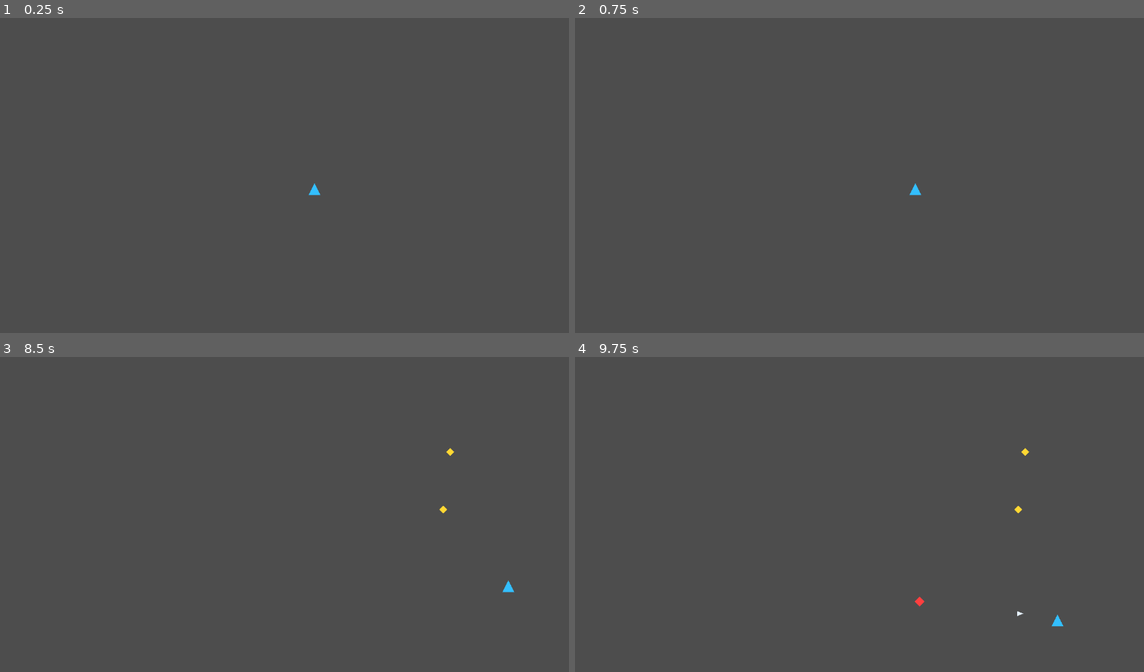
Above: before the commit, frames 1-4 (two rows, left to right).
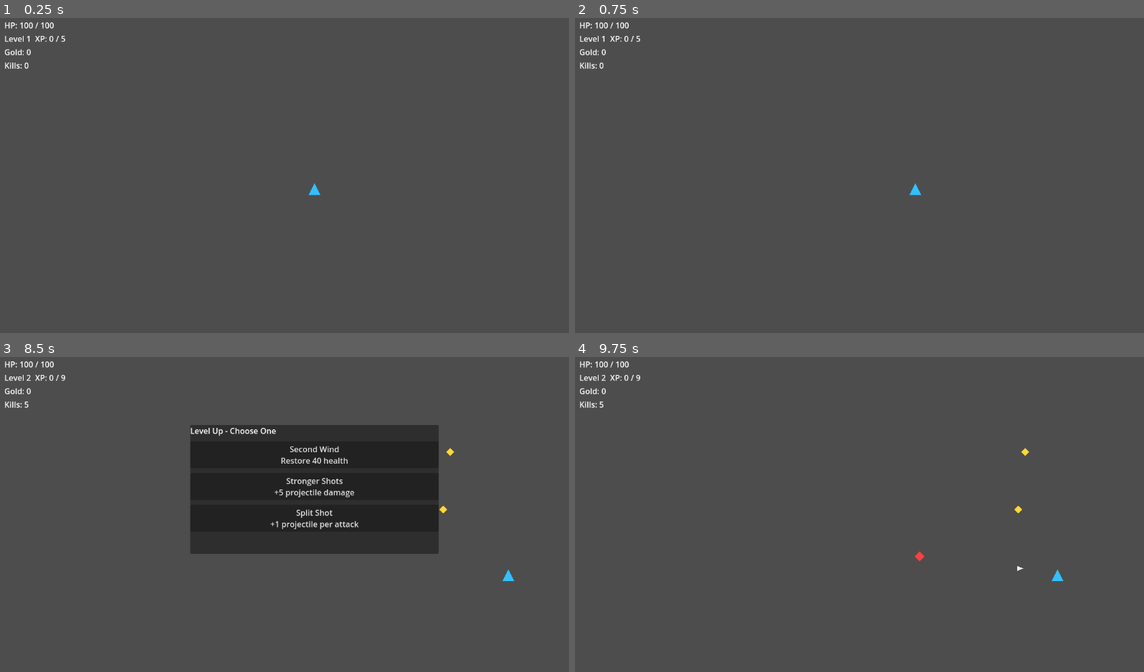
Above: after the commit, the same moments.

Repository: airisuzuki123/RogueLootPrototype
Game: Godot game, scene res://scenes/main.tscn
The game is run twice, just before and just after one commit, with the same random seed, the same clock (stepped at 60 frames per second) and the same inputs.
Inputs (mouse positions are in pixels of both pictures, inside the frame that each line leads up to):
- Up to frame 1 (0.25 s): no input
- Up to frame 2 (0.75 s): tap Enter at 0.5 s; hold D (move_right) from 0.53 s (still down)
- Up to frame 3 (8.5 s): tap Space at 1.25, 5 s; release D (move_right) at 1.28 s; hold S (move_down) 1.28-2.03 s; hold D (move_right) 2.03-2.78 s; hold W (move_up) 2.78-3.53 s; hold A (move_left) 3.53-5.03 s; tap Enter at 4.25 s; hold S (move_down) 5.03-5.78 s; hold D (move_right) 5.78-6.53 s; hold W (move_up) 6.53-7.28 s; hold D (move_right) 7.28-8.03 s; hold S (move_down) from 8.03 s (still down)
- Up to frame 4 (9.75 s): release S (move_down) at 8.75 s; click (887, 454) at 8.75 s, where only the run after the commit has a clickable "Second Wind Restore 40 health"; tap Enter at 9.5 s; hold A (move_left) from 9.53 s (still down)

The runs differ from the first frame. In frame 1, 0.3% of the frame differs, in the area x 0-12%, y 1-17%; in frame 2, 0.3%; in frame 3, 18%, in the area x 0-91%, y 1-75%; in frame 4, 0.4%.

Commit message:
Add playable roguelite loop

Diff:
--- /dev/null
+++ b/scenes/hud.tscn
@@ -0,0 +1,6 @@
+[gd_scene load_steps=2 format=3 uid="uid://hud_scene"]
+
+[ext_resource type="Script" path="res://scripts/ui/hud.gd" id="1_hud"]
+
+[node name="HUD" type="CanvasLayer"]
+script = ExtResource("1_hud")
--- a/scripts/core/game_manager.gd
+++ b/scripts/core/game_manager.gd
@@ -2,20 +2,125 @@
 
 signal gold_changed(total: int)
 signal enemy_killed(total: int)
+signal health_changed(current: int, maximum: int)
+signal experience_changed(current: int, required: int, level: int)
+signal upgrade_choices_requested(choices: Array)
+signal run_ended(kills: int, gold: int)
 
 var gold: int = 0
 var kills: int = 0
+var level: int = 1
+var experience: int = 0
+var experience_to_next_level: int = 5
+var player_health: int = 0
+var player_max_health: int = 0
+var player: Node = null
+var is_run_over: bool = false
+var is_upgrade_pending: bool = false
+var pending_upgrade_choices: Array = []
+
+const UPGRADE_POOL := [
+	{
+		"id": "damage",
+		"title": "Stronger Shots",
+		"description": "+5 projectile damage"
+	},
+	{
+		"id": "attack_speed",
+		"title": "Faster Casting",
+		"description": "Shoot 18% faster"
+	},
+	{
+		"id": "move_speed",
+		"title": "Swift Boots",
+		"description": "+35 movement speed"
+	},
+	{
+		"id": "max_health",
+		"title": "Vitality",
+		"description": "+25 max health and heal 25"
+	},
+	{
+		"id": "heal",
+		"title": "Second Wind",
+		"description": "Restore 40 health"
+	},
+	{
+		"id": "multishot",
+		"title": "Split Shot",
+		"description": "+1 projectile per attack"
+	}
+]
 
 func reset_run() -> void:
 	gold = 0
 	kills = 0
+	level = 1
+	experience = 0
+	experience_to_next_level = 5
+	player_health = 0
+	player_max_health = 0
+	player = null
+	is_run_over = false
+	is_upgrade_pending = false
+	pending_upgrade_choices.clear()
 	gold_changed.emit(gold)
 	enemy_killed.emit(kills)
+	experience_changed.emit(experience, experience_to_next_level, level)
+
+func register_player(player_node: Node) -> void:
+	player = player_node
+	if player.has_method("sync_health_state"):
+		player.sync_health_state()
+
+func update_player_health(current: int, maximum: int) -> void:
+	player_health = current
+	player_max_health = maximum
+	health_changed.emit(current, maximum)
 
 func add_gold(amount: int) -> void:
+	if is_run_over:
+		return
 	gold += amount
 	gold_changed.emit(gold)
 
 func register_kill() -> void:
+	if is_run_over:
+		return
 	kills += 1
 	enemy_killed.emit(kills)
+
+func add_experience(amount: int) -> void:
+	if is_run_over:
+		return
+	experience += amount
+	while experience >= experience_to_next_level:
+		experience -= experience_to_next_level
+		level += 1
+		experience_to_next_level = int(ceil(float(experience_to_next_level) * 1.35 + 2.0))
+		_request_upgrade_choices()
+	experience_changed.emit(experience, experience_to_next_level, level)
+
+func apply_upgrade(choice_index: int) -> void:
+	if choice_index < 0 or choice_index >= pending_upgrade_choices.size():
+		return
+	var upgrade: Dictionary = pending_upgrade_choices[choice_index]
+	pending_upgrade_choices.clear()
+	is_upgrade_pending = false
+	if player != null and player.has_method("apply_upgrade"):
+		player.apply_upgrade(upgrade["id"])
+
+func end_run() -> void:
+	if is_run_over:
+		return
+	is_run_over = true
+	run_ended.emit(kills, gold)
+
+func _request_upgrade_choices() -> void:
+	is_upgrade_pending = true
+	var pool := UPGRADE_POOL.duplicate(true)
+	pool.shuffle()
+	pending_upgrade_choices.clear()
+	for index in range(min(3, pool.size())):
+		pending_upgrade_choices.append(pool[index])
+	upgrade_choices_requested.emit(pending_upgrade_choices)
--- a/scripts/entities/enemy.gd
+++ b/scripts/entities/enemy.gd
@@ -6,30 +6,48 @@
 @export var max_health: int = 20
 @export var touch_damage: int = 10
 @export var loot_chance: float = 0.45
+@export var experience_reward: int = 1
+@export var attack_interval: float = 0.8
 
 var health: int
 var target: Node2D
+var attack_cooldown: float = 0.0
 
 func _ready() -> void:
 	health = max_health
 	add_to_group("enemies")
 
-func _physics_process(_delta: float) -> void:
-	if target == null:
+func _physics_process(delta: float) -> void:
+	if GameManager.is_run_over or GameManager.is_upgrade_pending:
+		return
+	attack_cooldown -= delta
+	if target == null or not is_instance_valid(target):
 		return
 	var direction := global_position.direction_to(target.global_position)
 	velocity = direction * move_speed
 	move_and_slide()
+	if global_position.distance_to(target.global_position) <= 24.0:
+		_try_touch_damage()
 
 func take_damage(amount: int) -> void:
+	if GameManager.is_run_over:
+		return
 	health -= amount
 	if health <= 0:
 		_die()
 
 func _die() -> void:
 	GameManager.register_kill()
+	GameManager.add_experience(experience_reward)
 	if randf() <= loot_chance:
 		var loot := LOOT_DROP_SCENE.instantiate()
 		loot.global_position = global_position
 		get_tree().current_scene.add_child(loot)
 	queue_free()
+
+func _try_touch_damage() -> void:
+	if attack_cooldown > 0.0:
+		return
+	attack_cooldown = attack_interval
+	if target.has_method("take_damage"):
+		target.take_damage(touch_damage)
--- a/scripts/entities/player.gd
+++ b/scripts/entities/player.gd
@@ -6,23 +6,52 @@
 @export var max_health: int = 100
 @export var fire_interval: float = 0.45
 @export var projectile_damage: int = 10
+@export var projectile_count: int = 1
 
 var health: int
 var fire_cooldown: float = 0.0
 
 func _ready() -> void:
 	health = max_health
+	sync_health_state()
 
 func _physics_process(delta: float) -> void:
+	if GameManager.is_run_over or GameManager.is_upgrade_pending:
+		return
 	var direction := Input.get_vector("move_left", "move_right", "move_up", "move_down")
 	velocity = direction * move_speed
 	move_and_slide()
 	_update_auto_attack(delta)
 
 func take_damage(amount: int) -> void:
+	if GameManager.is_run_over or GameManager.is_upgrade_pending:
+		return
 	health -= amount
+	GameManager.update_player_health(max(health, 0), max_health)
 	if health <= 0:
+		GameManager.end_run()
 		queue_free()
+
+func sync_health_state() -> void:
+	GameManager.update_player_health(health, max_health)
+
+func apply_upgrade(upgrade_id: String) -> void:
+	match upgrade_id:
+		"damage":
+			projectile_damage += 5
+		"attack_speed":
+			fire_interval = max(0.18, fire_interval * 0.82)
+		"move_speed":
+			move_speed += 35.0
+		"max_health":
+			max_health += 25
+			health = min(max_health, health + 25)
+			GameManager.update_player_health(health, max_health)
+		"heal":
+			health = min(max_health, health + 40)
+			GameManager.update_player_health(health, max_health)
+		"multishot":
+			projectile_count += 1
 
 func _update_auto_attack(delta: float) -> void:
 	fire_cooldown -= delta
@@ -32,11 +61,14 @@
 	if target == null:
 		return
 	fire_cooldown = fire_interval
-	var projectile := PROJECTILE_SCENE.instantiate()
-	projectile.global_position = global_position
-	projectile.direction = global_position.direction_to(target.global_position)
-	projectile.damage = projectile_damage
-	get_tree().current_scene.add_child(projectile)
+	var base_direction := global_position.direction_to(target.global_position)
+	for index in range(projectile_count):
+		var projectile := PROJECTILE_SCENE.instantiate()
+		var spread := deg_to_rad(8.0 * (index - (projectile_count - 1) / 2.0))
+		projectile.global_position = global_position
+		projectile.direction = base_direction.rotated(spread)
+		projectile.damage = projectile_damage
+		get_tree().current_scene.add_child(projectile)
 
 func _find_nearest_enemy() -> Node2D:
 	var nearest: Node2D = null
--- a/scripts/entities/projectile.gd
+++ b/scripts/entities/projectile.gd
@@ -10,6 +10,8 @@
 	body_entered.connect(_on_body_entered)
 
 func _physics_process(delta: float) -> void:
+	if GameManager.is_upgrade_pending:
+		return
 	global_position += direction.normalized() * speed * delta
 	lifetime -= delta
 	if lifetime <= 0.0:
--- a/scripts/main.gd
+++ b/scripts/main.gd
@@ -2,6 +2,7 @@
 
 const PLAYER_SCENE := preload("res://scenes/player.tscn")
 const ENEMY_SCENE := preload("res://scenes/enemy.tscn")
+const HUD_SCENE := preload("res://scenes/hud.tscn")
 
 @onready var enemy_spawn_timer: Timer = $EnemySpawnTimer
 
@@ -10,15 +11,22 @@
 func _ready() -> void:
 	GameManager.reset_run()
 	_spawn_player()
+	_spawn_hud()
 	enemy_spawn_timer.timeout.connect(_spawn_enemy)
+	GameManager.run_ended.connect(_on_run_ended)
 
 func _spawn_player() -> void:
 	player = PLAYER_SCENE.instantiate()
 	player.global_position = Vector2(640, 360)
 	add_child(player)
+	GameManager.register_player(player)
+
+func _spawn_hud() -> void:
+	var hud := HUD_SCENE.instantiate()
+	add_child(hud)
 
 func _spawn_enemy() -> void:
-	if player == null:
+	if player == null or not is_instance_valid(player) or GameManager.is_run_over or GameManager.is_upgrade_pending:
 		return
 	var enemy := ENEMY_SCENE.instantiate()
 	enemy.target = player
@@ -28,3 +36,6 @@
 func _random_spawn_position_around(center: Vector2, radius: float) -> Vector2:
 	var angle := randf() * TAU
 	return center + Vector2(cos(angle), sin(angle)) * radius
+
+func _on_run_ended(_kills: int, _gold: int) -> void:
+	enemy_spawn_timer.stop()
--- /dev/null
+++ b/scripts/ui/hud.gd
@@ -0,0 +1,103 @@
+extends CanvasLayer
+
+var gold_label: Label
+var kills_label: Label
+var health_label: Label
+var experience_label: Label
+var upgrade_panel: PanelContainer
+var upgrade_list: VBoxContainer
+var game_over_label: Label
+
+func _ready() -> void:
+	layer = 10
+	_build_ui()
+	_connect_signals()
+	_refresh_all()
+
+func _build_ui() -> void:
+	var root := Control.new()
+	root.set_anchors_preset(Control.PRESET_FULL_RECT)
+	add_child(root)
+
+	var stats := VBoxContainer.new()
+	stats.position = Vector2(16, 16)
+	stats.custom_minimum_size = Vector2(260, 120)
+	root.add_child(stats)
+
+	health_label = Label.new()
+	stats.add_child(health_label)
+
+	experience_label = Label.new()
+	stats.add_child(experience_label)
+
+	gold_label = Label.new()
+	stats.add_child(gold_label)
+
+	kills_label = Label.new()
+	stats.add_child(kills_label)
+
+	upgrade_panel = PanelContainer.new()
+	upgrade_panel.visible = false
+	upgrade_panel.position = Vector2(390, 150)
+	upgrade_panel.custom_minimum_size = Vector2(500, 260)
+	root.add_child(upgrade_panel)
+
+	upgrade_list = VBoxContainer.new()
+	upgrade_list.add_theme_constant_override("separation", 10)
+	upgrade_panel.add_child(upgrade_list)
+
+	var title := Label.new()
+	title.text = "Level Up - Choose One"
+	upgrade_list.add_child(title)
+
+	game_over_label = Label.new()
+	game_over_label.visible = false
+	game_over_label.position = Vector2(440, 320)
+	root.add_child(game_over_label)
+
+func _connect_signals() -> void:
+	GameManager.gold_changed.connect(_on_gold_changed)
+	GameManager.enemy_killed.connect(_on_enemy_killed)
+	GameManager.health_changed.connect(_on_health_changed)
+	GameManager.experience_changed.connect(_on_experience_changed)
+	GameManager.upgrade_choices_requested.connect(_on_upgrade_choices_requested)
+	GameManager.run_ended.connect(_on_run_ended)
+
+func _refresh_all() -> void:
+	_on_gold_changed(GameManager.gold)
+	_on_enemy_killed(GameManager.kills)
+	_on_experience_changed(GameManager.experience, GameManager.experience_to_next_level, GameManager.level)
+	_on_health_changed(GameManager.player_health, GameManager.player_max_health)
+
+func _on_gold_changed(total: int) -> void:
+	gold_label.text = "Gold: %d" % total
+
+func _on_enemy_killed(total: int) -> void:
+	kills_label.text = "Kills: %d" % total
+
+func _on_health_changed(current: int, maximum: int) -> void:
+	health_label.text = "HP: %d / %d" % [current, maximum]
+
+func _on_experience_changed(current: int, required: int, level: int) -> void:
+	experience_label.text = "Level %d  XP: %d / %d" % [level, current, required]
+
+func _on_upgrade_choices_requested(choices: Array) -> void:
+	for child in upgrade_list.get_children():
+		if child is Button:
+			child.queue_free()
+	for index in range(choices.size()):
+		var choice: Dictionary = choices[index]
+		var button := Button.new()
+		button.text = "%s\n%s" % [choice["title"], choice["description"]]
+		button.custom_minimum_size = Vector2(460, 52)
+		button.pressed.connect(_on_upgrade_button_pressed.bind(index))
+		upgrade_list.add_child(button)
+	upgrade_panel.visible = true
+
+func _on_upgrade_button_pressed(index: int) -> void:
+	upgrade_panel.visible = false
+	GameManager.apply_upgrade(index)
+
+func _on_run_ended(kills: int, gold: int) -> void:
+	game_over_label.visible = true
+	game_over_label.text = "Run Over\nKills: %d\nGold: %d" % [kills, gold]
Not shown, changed: README.md
Not shown, changed: docs/design.md
